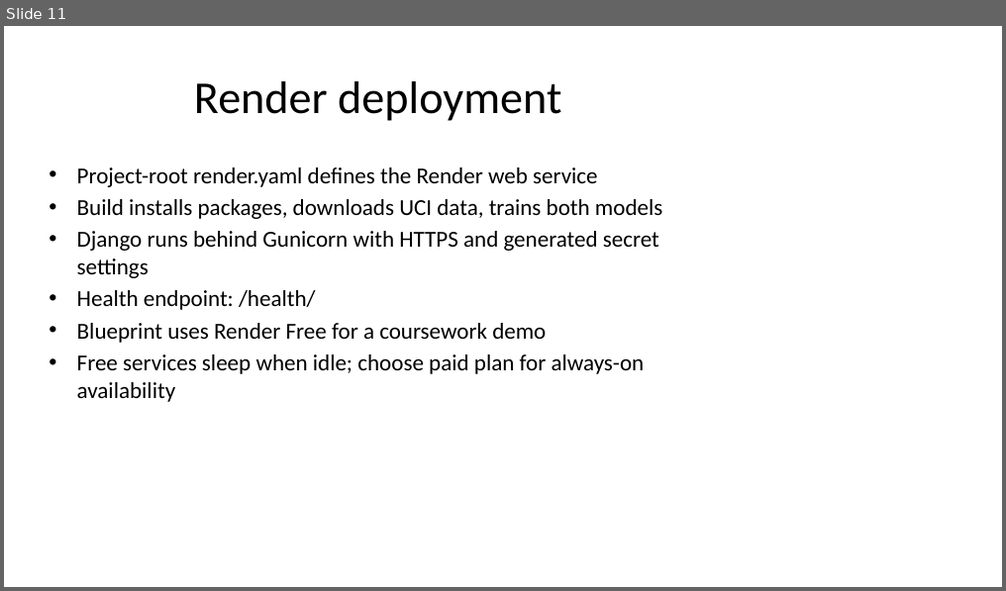
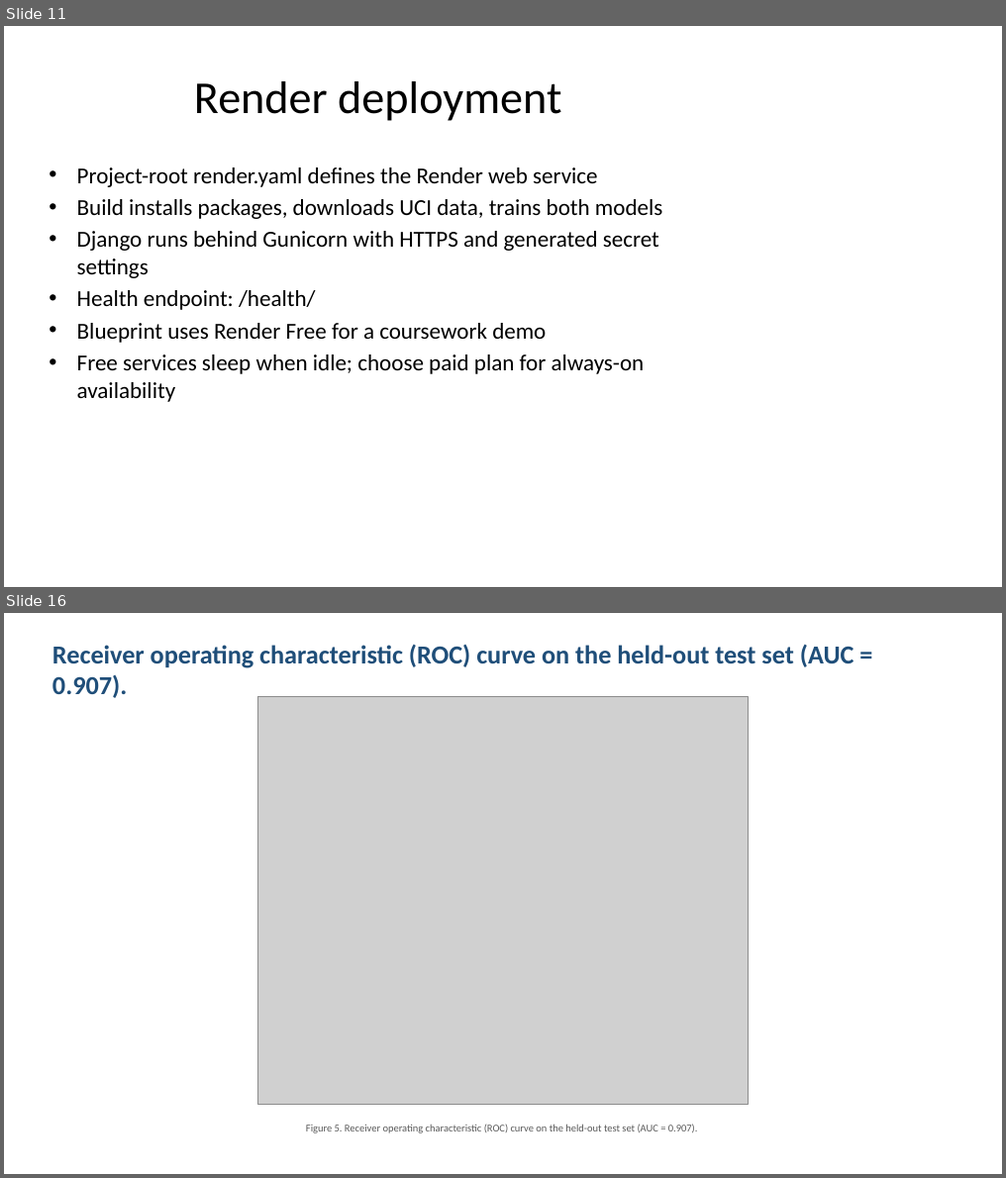
Before and after one commit to killshot-0/Online-shopping-purchase-prediction-and-Air-quality-estimation, a slide deck: outputs/ML_Process_Presentation.pptx. Shown one above the other, each under a label of ours: slide 11 before the commit, slides 11 and 16 after it; the slides between them are not shown. The pictures are 1006x591 and 1006x1178 pixels, drawn with LibreOffice and Linux fonts; fonts in the diff are those of the drawing; grey boxes stand for pictures. Boxes give left, top, right and bottom in pixels: in the first picture for what was removed or moved away, otherwise in the second. Text is boxed around its words. In the diff, an @@ line names an element or a change of style, - is before the commit and + after.

```diff
--- a/outputs/ML_Process_Presentation.pptx
+++ b/outputs/ML_Process_Presentation.pptx
@@ slide 16 added at (x1=4, y1=613, x2=1002, y2=1174), background #FFFFFF @@
@@ text added at (x1=53, y1=645, x2=854, y2=698), 25 pt, text #1F4E79, bold @@
+Receiver operating characteristic (ROC) curve on the held-out test set (AUC = 0.907).
@@ picture added at (x1=258, y1=697, x2=748, y2=1105) @@
@@ text added at (x1=306, y1=1124, x2=698, y2=1134), 10 pt, text #5A5A5A @@
+Figure 5. Receiver operating characteristic (ROC) curve on the held-out test set (AUC = 0.907).
```
Also in this commit, not shown: 2 slides changed, 7 other slides added, 10 other files.
